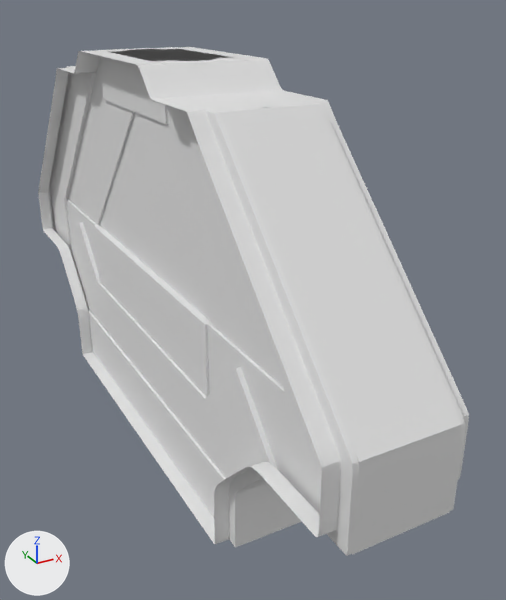
Two versions of the Blender file Content/Models/BlendFiles/SpaceCorridor2 Door.blend, one commit apart.
Both versions are drawn from a 50 mm camera at (-2.2, -5.37, 3.94) aimed at (0.51, -0.46, 1.49). Arrows for +X, +Y and +Z are at lower left; the lights stay in place.

Objects in the first picture: 'Corridor2 Door', 'Panel_Bottom', 'Panel_Bottom_1', 'Panel_Bottom_2', 'Panel_Bottom_Left', 'Panel_Left', 'Panel_Top', 'Panel_Top_1L', 'Panel_Top_Left', 'Panel_Top_Left_1', 'Panel_Top_Right', 'Panel_Top_Right_1'.
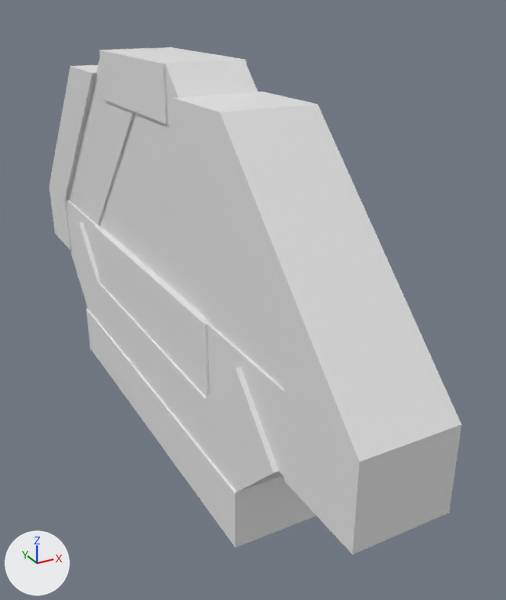
Boxes (x1, y1, x2, y2) around the edits, measured in the pictures (506 x 600 px):
'Corridor2 Door', deleted
    before: (38, 47, 469, 556)
    faces in mat_corridorwalls (its picture is missing): (48, 73, 465, 556)
    faces in mat_corridoraccent (its picture is missing): (38, 67, 469, 556)
    faces in mat_corridorroof (its picture is missing): (58, 47, 328, 113)
    faces in mat_corridorfloor (its picture is missing): (83, 352, 215, 544)
'Panel_Top_Left', unchanged, uncovered by the edit
    before: (177, 93, 462, 462)
    after: (173, 92, 462, 462)
'Panel_Left', unchanged, uncovered by the edit
    both: (284, 397, 461, 555)

What the commit changed:
Object 'Corridor2 Door' (ob_corridor2_door) is deleted.
